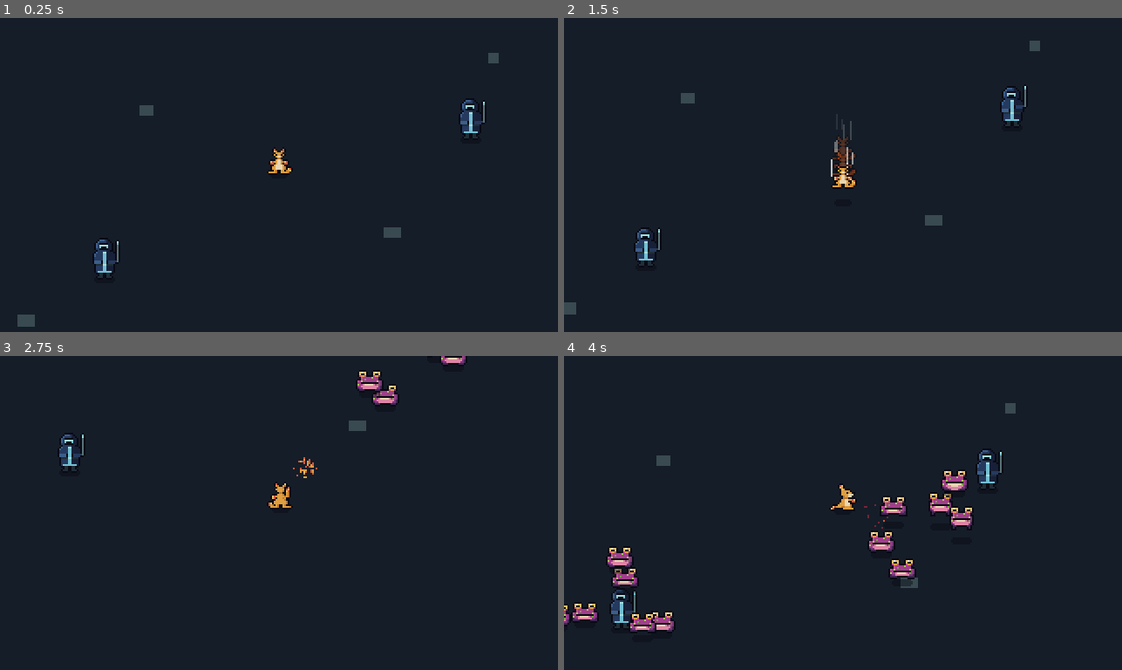
Above: before the commit, frames 1-4 (two rows, left to right).
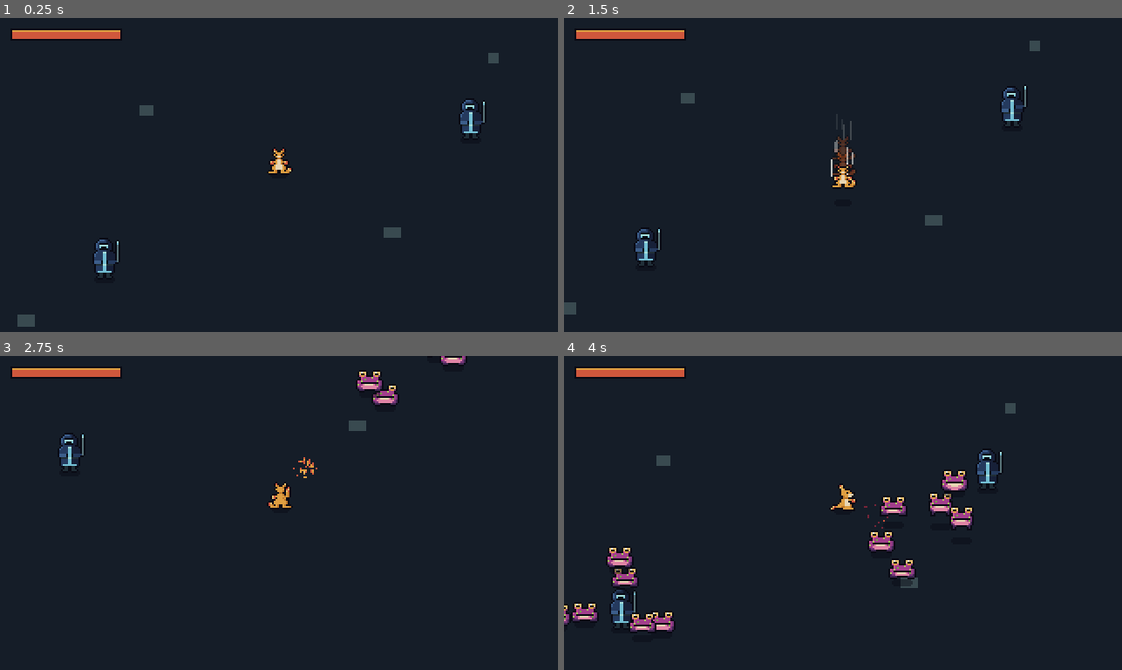
Above: after the commit, the same moments.

Repository: qmkDuran/my-own-art
Game: Godot game, scene res://scenes/main/main.tscn
The game is run twice, just before and just after one commit, with the same random seed, the same clock (stepped at 60 frames per second) and the same inputs.
Inputs (mouse positions are in pixels of both pictures, inside the frame that each line leads up to):
- Up to frame 1 (0.25 s): no input
- Up to frame 2 (1.5 s): move the mouse to (965, 159) at 0.52 s; press the mouse at (965, 159) at 0.53 s; hold D (move_right) 0.53-1.28 s; move the mouse to (731, 190) at 1.27 s; release the mouse at (731, 190) at 1.28 s; hold S (move_down) from 1.28 s (still down); tap Space (dodge) at 1.35 s
- Up to frame 3 (2.75 s): move the mouse to (334, 443) at 2.02 s; release S (move_down) at 2.03 s; press the mouse at (334, 443) at 2.03 s; hold D (move_right) from 2.03 s (still down)
- Up to frame 4 (4 s): move the mouse to (815, 575) at 2.77 s; release D (move_right) at 2.78 s; release the mouse at (815, 575) at 2.78 s; hold W (move_up) 2.78-3.53 s; tap Space (dodge) at 2.85 s; move the mouse to (1010, 560) at 3.52 s; press the mouse at (1010, 560) at 3.53 s; hold A (move_left) from 3.53 s (still down)

The runs differ from the first frame. In frame 1, 0.5% of the frame differs, in the area x 2-22%, y 3-7%; in frame 2, 0.5%; in frame 3, 0.5%; in frame 4, 0.5%.

Commit message:
Add player health bar and Warden health bar; park walking trainer
- HUD: player health bar in the top-left corner (red fill, amber shine).
- Wardens get a small floating health bar that appears once hit.
- Toads get none (they die in one hit).
- Parking lot: trainer walking with Emberoo, invisible to Wardens'
  visors; reactive trainer portrait.

Co-Authored-By: Claude Opus 5.5 <noreply@anthropic.com>
Claude-Session: https://claude.ai/code/session_01YABBJVPWvaqtn34m5VQVCp

Diff:
--- a/scenes/enemies/handler/handler.tscn
+++ b/scenes/enemies/handler/handler.tscn
@@ -7,6 +7,7 @@
 [ext_resource type="PackedScene" path="res://scenes/enemies/toxic_toad/toxic_toad.tscn" id="5_toad"]
 [ext_resource type="PackedScene" path="res://scenes/effects/shockwave.tscn" id="6_shockwave"]
 [ext_resource type="Script" path="res://scripts/effects/charge_particles.gd" id="7_charge"]
+[ext_resource type="Script" path="res://scripts/ui/floating_health_bar.gd" id="8_bar"]
 
 [sub_resource type="CircleShape2D" id="CircleShape2D_body"]
 radius = 5.0
@@ -63,3 +64,9 @@
 [node name="HitFlash" type="Node" parent="." node_paths=PackedStringArray("sprite")]
 script = ExtResource("4_flash")
 sprite = NodePath("../Sprite")
+
+[node name="FloatingHealthBar" type="Node2D" parent="." node_paths=PackedStringArray("health")]
+z_index = 2
+position = Vector2(0, -32)
+script = ExtResource("8_bar")
+health = NodePath("../Health")
--- a/scenes/main/main.tscn
+++ b/scenes/main/main.tscn
@@ -1,7 +1,8 @@
-[gd_scene load_steps=3 format=3]
+[gd_scene load_steps=4 format=3]
 
 [ext_resource type="PackedScene" path="res://scenes/creatures/emberoo/emberoo.tscn" id="1_emberoo"]
 [ext_resource type="PackedScene" path="res://scenes/enemies/handler/handler.tscn" id="3_handler"]
+[ext_resource type="PackedScene" path="res://scenes/ui/hud.tscn" id="4_hud"]
 
 [node name="Main" type="Node2D"]
 
@@ -53,3 +54,5 @@
 
 [node name="Camera" type="Camera2D" parent="Emberoo"]
 position_smoothing_enabled = true
+
+[node name="Hud" parent="." instance=ExtResource("4_hud")]
--- /dev/null
+++ b/scenes/ui/hud.tscn
@@ -0,0 +1,14 @@
+[gd_scene load_steps=2 format=3]
+
+[ext_resource type="Script" path="res://scripts/ui/player_health_bar.gd" id="1_bar"]
+
+[node name="Hud" type="CanvasLayer"]
+
+[node name="PlayerHealthBar" type="Control" parent="."]
+layout_mode = 3
+anchors_preset = 0
+offset_left = 6.0
+offset_top = 6.0
+offset_right = 70.0
+offset_bottom = 13.0
+script = ExtResource("1_bar")
--- /dev/null
+++ b/scripts/ui/floating_health_bar.gd
@@ -0,0 +1,31 @@
+class_name FloatingHealthBar
+extends Node2D
+## A small health bar above an enemy. Hidden until the enemy is first hit,
+## so a crowd of untouched enemies doesn't clutter the screen.
+
+@export var health: Health
+## Width of the bar, in pixels.
+@export var bar_width: float = 14.0
+@export var border_color: Color = Color(0.035, 0.039, 0.078)
+@export var empty_color: Color = Color(0.255, 0.114, 0.192)
+@export var fill_color: Color = Color(0.812, 0.341, 0.235)
+
+
+func _ready() -> void:
+	visible = false
+	health.damaged.connect(_on_damaged)
+	health.died.connect(hide)
+
+
+func _on_damaged(_amount: int, _source_position: Vector2) -> void:
+	visible = not health.is_dead()
+	queue_redraw()
+
+
+func _draw() -> void:
+	var outer := Rect2(Vector2(-bar_width / 2.0 - 1.0, 0), Vector2(bar_width + 2.0, 4))
+	var inner := outer.grow(-1)
+	draw_rect(outer, border_color)
+	draw_rect(inner, empty_color)
+	var share_left := float(health.current_health) / float(health.max_health)
+	draw_rect(Rect2(inner.position, Vector2(roundf(inner.size.x * share_left), inner.size.y)), fill_color)
--- /dev/null
+++ b/scripts/ui/player_health_bar.gd
@@ -0,0 +1,39 @@
+class_name PlayerHealthBar
+extends Control
+## The player's health, shown in the corner of the screen.
+##
+## Finds the player when the level starts and redraws whenever they take damage.
+
+@export var border_color: Color = Color(0.035, 0.039, 0.078)
+@export var empty_color: Color = Color(0.255, 0.114, 0.192)
+@export var fill_color: Color = Color(0.812, 0.341, 0.235)
+@export var shine_color: Color = Color(0.871, 0.62, 0.255)
+
+var _health: Health
+
+
+func _ready() -> void:
+	# Wait one frame so the player has been added to the level.
+	await get_tree().process_frame
+	var player := get_tree().get_first_node_in_group("player")
+	if player == null:
+		return
+	_health = player.get_node_or_null("Health")
+	if _health != null:
+		_health.damaged.connect(func(_amount: int, _from: Vector2) -> void: queue_redraw())
+	queue_redraw()
+
+
+func _draw() -> void:
+	if _health == null:
+		return
+	var outer := Rect2(Vector2.ZERO, size)
+	var inner := outer.grow(-1)
+	draw_rect(outer, border_color)
+	draw_rect(inner, empty_color)
+
+	var share_left := float(_health.current_health) / float(_health.max_health)
+	var filled := Rect2(inner.position, Vector2(roundf(inner.size.x * share_left), inner.size.y))
+	draw_rect(filled, fill_color)
+	# A one-pixel highlight along the top of the fill.
+	draw_rect(Rect2(filled.position, Vector2(filled.size.x, 1)), shine_color)
Not shown: 1 places in scenes/enemies/handler/handler.tscn that only renumber resources
Not shown, changed: PARKING_LOT.md
